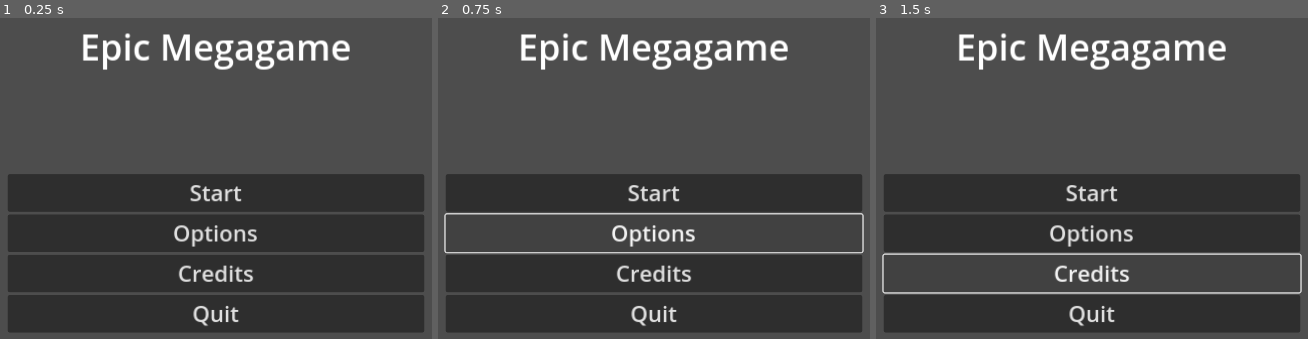
Above: before the commit, frames 1-3 (left to right).
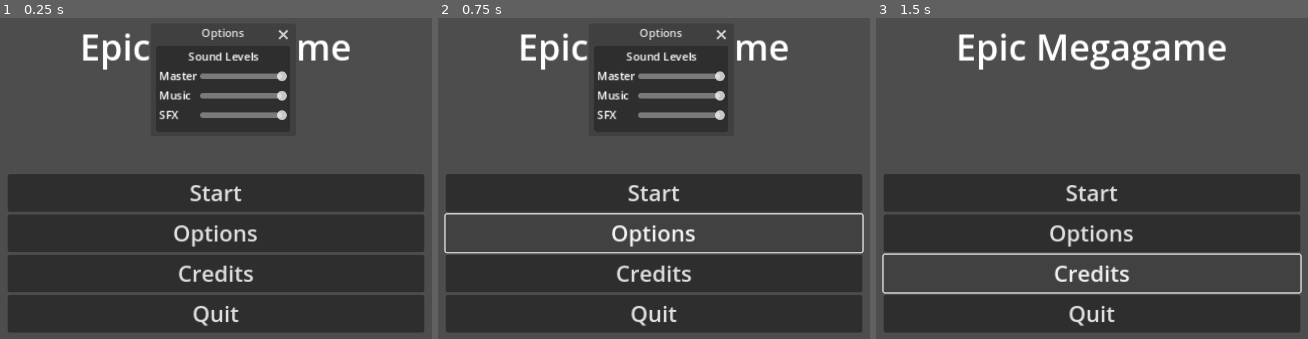
Above: after the commit, the same moments.

Repository: Yngwarr/godot4-template
Game: Godot game, scene res://scenes/MainMenu.tscn
Two runs of this game, one before a commit and one after it. Both use one fixed random seed, a clock stepped at 60 frames per second and the inputs below. Before the commit the project starts from res://Scenes/MainMenu.tscn.
Inputs:
- Up to frame 1 (0.25 s): no input
- Up to frame 2 (0.75 s): click "Options" at 0.5 s
- Up to frame 3 (1.5 s): click "Credits" at 1.25 s

The runs differ from the first frame. In frame 1, 8.5% of the frame differs, in the area x 36-69%, y 3-36%; in frame 2, 8.5%; in frame 3, nothing differs.

Commit message:
added sound controls

Diff:
--- a/Scenes/MainMenu.tscn
+++ /dev/null
@@ -1,47 +0,0 @@
-[gd_scene load_steps=2 format=3 uid="uid://d3io5yrpb3qso"]
-
-[sub_resource type="LabelSettings" id="LabelSettings_8bkd4"]
-font_size = 52
-
-[node name="MainMenu" type="Node2D"]
-
-[node name="Menu" type="CanvasLayer" parent="."]
-
-[node name="Header" type="Label" parent="Menu"]
-anchors_preset = 10
-anchor_right = 1.0
-offset_top = 100.0
-offset_bottom = 175.0
-grow_horizontal = 2
-text = "Epic Megagame"
-label_settings = SubResource("LabelSettings_8bkd4")
-horizontal_alignment = 1
-
-[node name="VBoxContainer" type="VBoxContainer" parent="Menu"]
-anchors_preset = 7
-anchor_left = 0.5
-anchor_top = 1.0
-anchor_right = 0.5
-anchor_bottom = 1.0
-offset_left = -300.0
-offset_top = -324.0
-offset_right = 300.0
-offset_bottom = -100.0
-grow_horizontal = 2
-grow_vertical = 0
-
-[node name="Start" type="Button" parent="Menu/VBoxContainer"]
-layout_mode = 2
-text = "Start"
-
-[node name="Options" type="Button" parent="Menu/VBoxContainer"]
-layout_mode = 2
-text = "Options"
-
-[node name="Credits" type="Button" parent="Menu/VBoxContainer"]
-layout_mode = 2
-text = "Credits"
-
-[node name="Quit" type="Button" parent="Menu/VBoxContainer"]
-layout_mode = 2
-text = "Quit"
--- /dev/null
+++ b/default_bus_layout.tres
@@ -0,0 +1,16 @@
+[gd_resource type="AudioBusLayout" format=3 uid="uid://4dpemjk765gv"]
+
+[resource]
+bus/0/volume_db = 0.0672607
+bus/1/name = &"Music"
+bus/1/solo = false
+bus/1/mute = false
+bus/1/bypass_fx = false
+bus/1/volume_db = 0.0
+bus/1/send = &"Master"
+bus/2/name = &"SFX"
+bus/2/solo = false
+bus/2/mute = false
+bus/2/bypass_fx = false
+bus/2/volume_db = 0.0
+bus/2/send = &"Master"
--- a/project.godot
+++ b/project.godot
@@ -11,7 +11,7 @@
 [application]
 
 config/name="Game Jam Template"
-run/main_scene="res://Scenes/MainMenu.tscn"
+run/main_scene="res://scenes/MainMenu.tscn"
 config/features=PackedStringArray("4.0", "GL Compatibility")
 config/icon="res://icon.svg"
 
--- /dev/null
+++ b/scenes/MainMenu.tscn
@@ -0,0 +1,69 @@
+[gd_scene load_steps=6 format=3 uid="uid://cbplqxkaqi83r"]
+
+[ext_resource type="Script" path="res://src/ShowPopupButton.gd" id="1_uvylj"]
+[ext_resource type="PackedScene" uid="uid://dp02anwflcyv8" path="res://scenes/OptionsWindow.tscn" id="2_eahdg"]
+[ext_resource type="AudioStream" uid="uid://b2w6q0xx1b6fx" path="res://sfx/bass.wav" id="3_0mbej"]
+[ext_resource type="AudioStream" uid="uid://cd2hwotdnkao1" path="res://sfx/drum.wav" id="4_fxaul"]
+
+[sub_resource type="LabelSettings" id="LabelSettings_8bkd4"]
+font_size = 52
+
+[node name="MainMenu" type="Node2D"]
+
+[node name="Menu" type="CanvasLayer" parent="."]
+
+[node name="Header" type="Label" parent="Menu"]
+anchors_preset = 10
+anchor_right = 1.0
+offset_top = 100.0
+offset_bottom = 175.0
+grow_horizontal = 2
+text = "Epic Megagame"
+label_settings = SubResource("LabelSettings_8bkd4")
+horizontal_alignment = 1
+
+[node name="Menu" type="VBoxContainer" parent="Menu"]
+anchors_preset = 7
+anchor_left = 0.5
+anchor_top = 1.0
+anchor_right = 0.5
+anchor_bottom = 1.0
+offset_left = -300.0
+offset_top = -324.0
+offset_right = 300.0
+offset_bottom = -100.0
+grow_horizontal = 2
+grow_vertical = 0
+
+[node name="Start" type="Button" parent="Menu/Menu"]
+layout_mode = 2
+text = "Start"
+
+[node name="Options" type="Button" parent="Menu/Menu" node_paths=PackedStringArray("popup")]
+layout_mode = 2
+text = "Options"
+script = ExtResource("1_uvylj")
+popup = NodePath("../../../OptionsWindow")
+
+[node name="Credits" type="Button" parent="Menu/Menu"]
+layout_mode = 2
+text = "Credits"
+
+[node name="Quit" type="Button" parent="Menu/Menu"]
+layout_mode = 2
+text = "Quit"
+
+[node name="OptionsWindow" parent="." instance=ExtResource("2_eahdg")]
+
+[node name="CanvasLayer" type="CanvasLayer" parent="."]
+layer = 2
+
+[node name="Bass" type="AudioStreamPlayer" parent="."]
+stream = ExtResource("3_0mbej")
+autoplay = true
+bus = &"Music"
+
+[node name="Drum" type="AudioStreamPlayer" parent="."]
+stream = ExtResource("4_fxaul")
+autoplay = true
+bus = &"SFX"
--- /dev/null
+++ b/scenes/OptionsWindow.tscn
@@ -0,0 +1,27 @@
+[gd_scene load_steps=2 format=3 uid="uid://dp02anwflcyv8"]
+
+[ext_resource type="Script" path="res://src/OptionsWindow.gd" id="1_08yxq"]
+
+[node name="OptionsWindow" type="PopupPanel" node_paths=PackedStringArray("container")]
+title = "Options"
+position = Vector2i(490, 135)
+size = Vector2i(193, 124)
+visible = true
+borderless = false
+script = ExtResource("1_08yxq")
+container = NodePath("SoundLevels/Container")
+
+[node name="SoundLevels" type="VBoxContainer" parent="."]
+offset_left = 4.0
+offset_top = 4.0
+offset_right = 189.0
+offset_bottom = 120.0
+
+[node name="Header" type="Label" parent="SoundLevels"]
+layout_mode = 2
+text = "Sound Levels"
+horizontal_alignment = 1
+
+[node name="Container" type="GridContainer" parent="SoundLevels"]
+layout_mode = 2
+columns = 2
--- /dev/null
+++ b/src/OptionsWindow.gd
@@ -0,0 +1,24 @@
+extends PopupPanel
+
+const MASTER_NAME: StringName = "Master"
+
+@export var container: GridContainer
+
+func _ready() -> void:
+	for bus in range(AudioServer.bus_count):
+		if !showable_bus(bus): continue
+		add_bus_ctl(bus)
+
+func showable_bus(bus_idx: int) -> bool:
+	return AudioServer.get_bus_name(bus_idx) == MASTER_NAME \
+			or AudioServer.get_bus_send(bus_idx) == MASTER_NAME
+
+func add_bus_ctl(bus_idx: int) -> void:
+	var bus_name := AudioServer.get_bus_name(bus_idx)
+
+	var label := Label.new()
+	label.text = bus_name
+	var slider := VolumeSlider.new(bus_idx)
+
+	container.add_child(label)
+	container.add_child(slider)
--- /dev/null
+++ b/src/ShowPopupButton.gd
@@ -0,0 +1,9 @@
+extends Button
+
+@export var popup: PopupPanel
+
+func _ready():
+	pressed.connect(open_window)
+
+func open_window():
+	popup.visible = true
--- /dev/null
+++ b/src/VolumeSlider.gd
@@ -0,0 +1,20 @@
+class_name VolumeSlider
+extends HSlider
+
+var bus: int
+
+func _init(bus_idx: int) -> void:
+	bus = bus_idx
+	min_value = -40
+	max_value = 0
+
+	value = AudioServer.get_bus_volume_db(bus)
+
+func _ready() -> void:
+	value_changed.connect(set_volume)
+	size_flags_horizontal = Control.SIZE_EXPAND_FILL
+	size_flags_vertical = Control.SIZE_SHRINK_CENTER
+
+func set_volume(volume: float) -> void:
+	AudioServer.set_bus_volume_db(bus, volume)
+	AudioServer.set_bus_mute(bus, volume == min_value)
Not shown, added: sfx/bass.wav.import
Not shown, added: sfx/drum.wav.import
Not shown, added: sfx/bass.wav
Not shown, added: sfx/drum.wav
